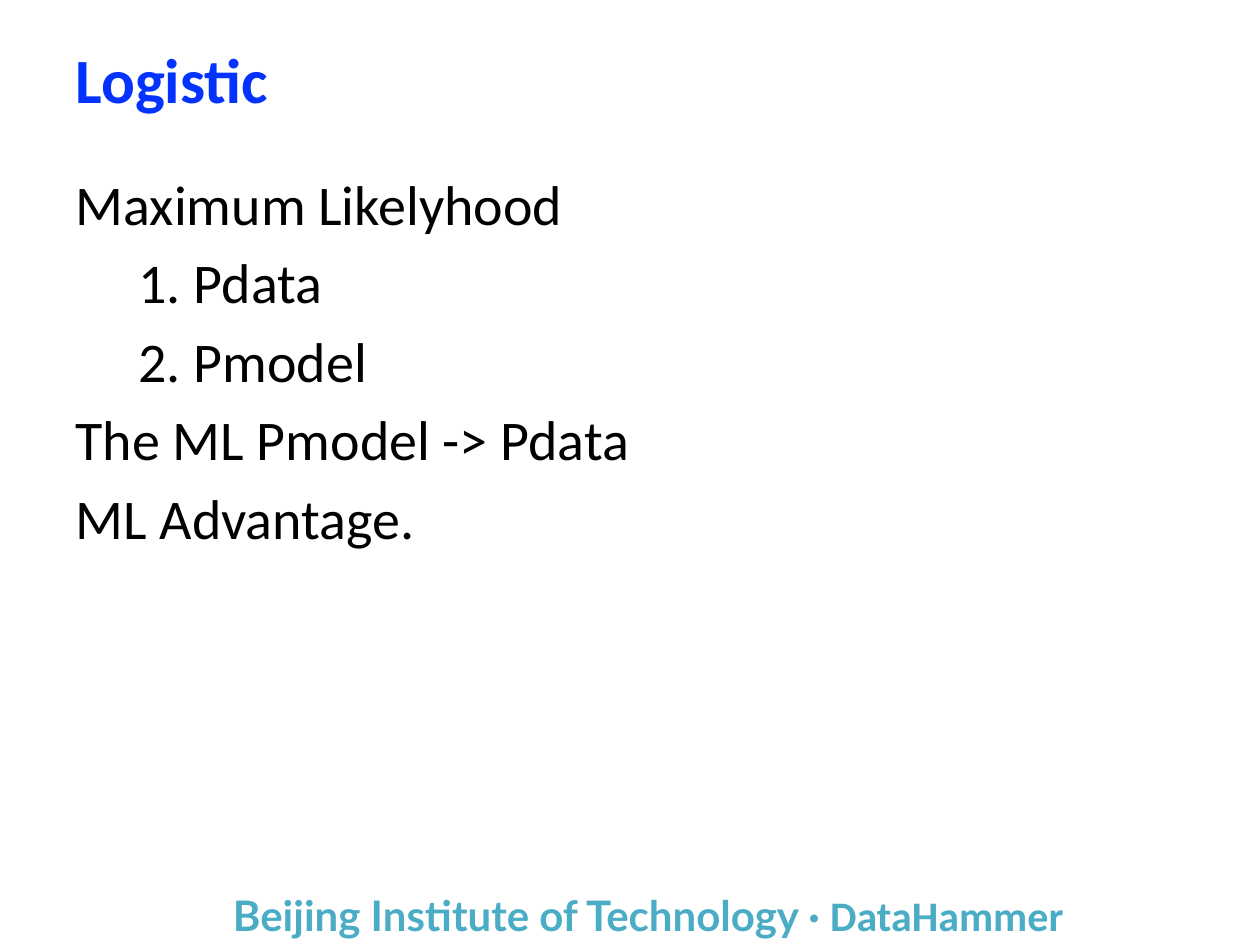
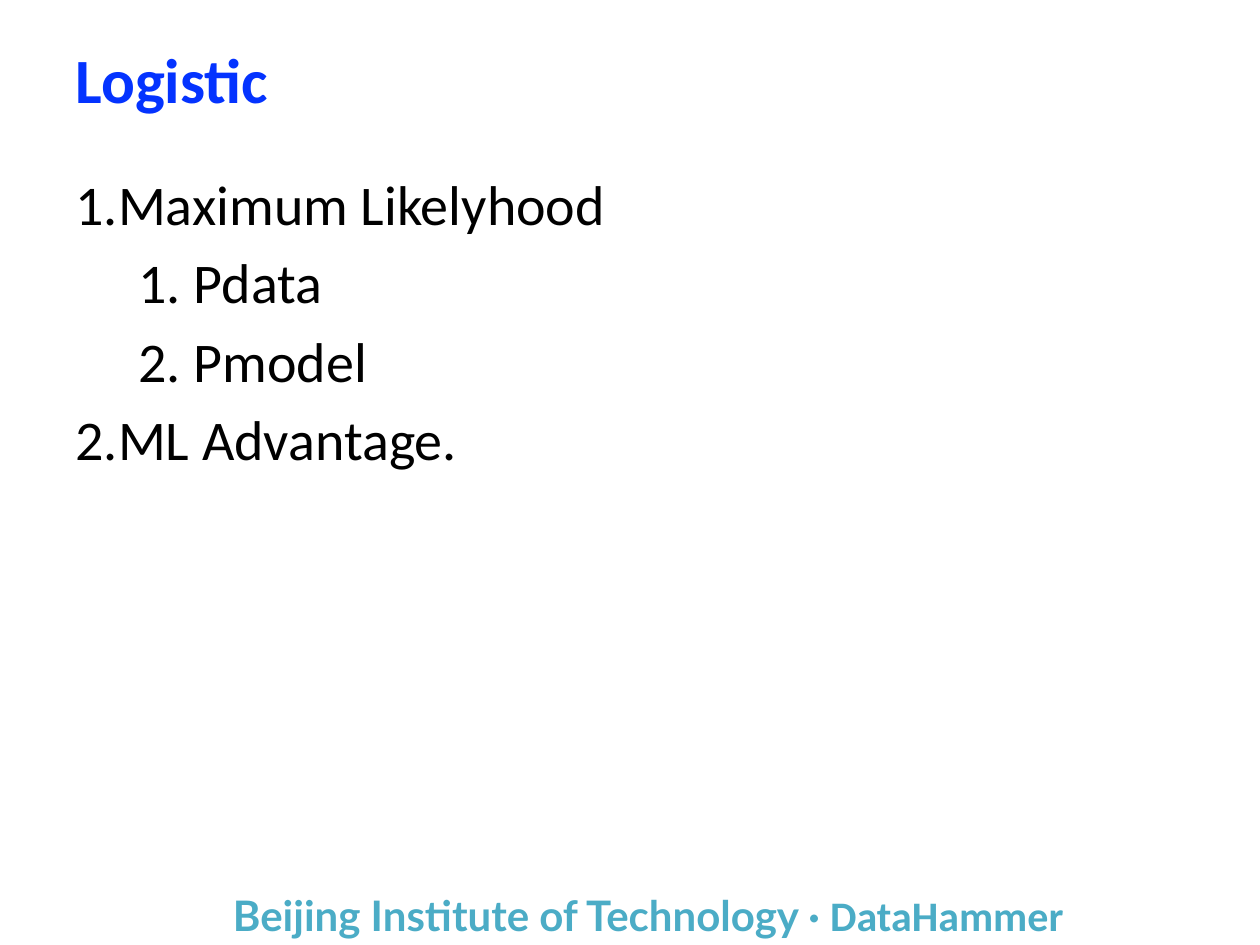
Before and after one commit to yuanba/Study, a slide deck: slide 13 of Report/机器学习自学基础/Machine Learning.pptx. Drawn at 1260x945 pixels with LibreOffice and Linux fonts; fonts in the diff are those of the drawing; background and template pictures are left out. Boxes give left, top, right and bottom in pixels: in the first picture for what was removed or moved away, otherwise in the second. Text is boxed around its words. In the diff, an @@ line names an element or a change of style, - is before the commit and + after.

```diff
--- a/Report/机器学习自学基础/Machine Learning.pptx
+++ b/Report/机器学习自学基础/Machine Learning.pptx
@@ text at (76, 186, 605, 234): text changed @@
-Maximum Likelyhood
+1.Maximum Likelyhood
@@ text at (76, 421, 457, 470): text changed @@
-The ML Pmodel -> Pdata
-ML Advantage.
+2.ML Advantage.
```
Also in this commit, not shown: 2 other slides changed, 2 other files.
